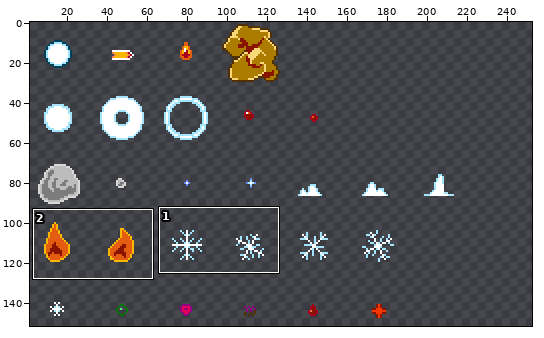
A sprite sheet gets an edit: img/bullets.gif. Above, an overview of the earlier version with the close-up marked.
Close-up. First the earlier version:
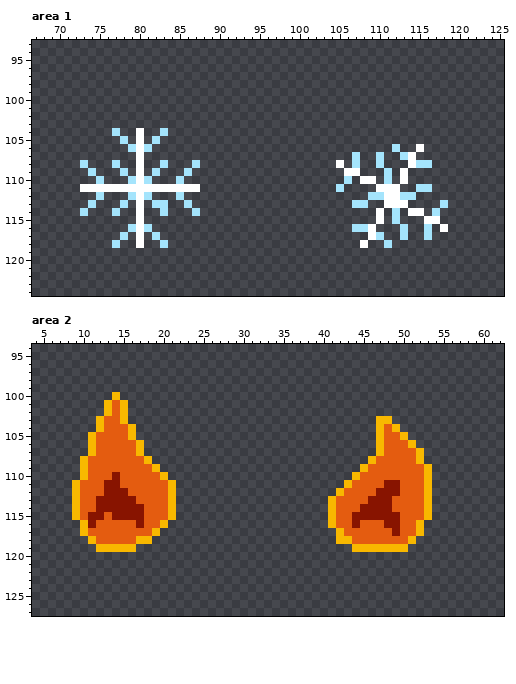
The file is 256x256 pixels. Shown: area 1: x 67..125, y 93..124; area 2: x 4..62, y 94..127. The wide view leaves out empty margins. The commit also changed other parts of the picture, which this record leaves out.
The result:
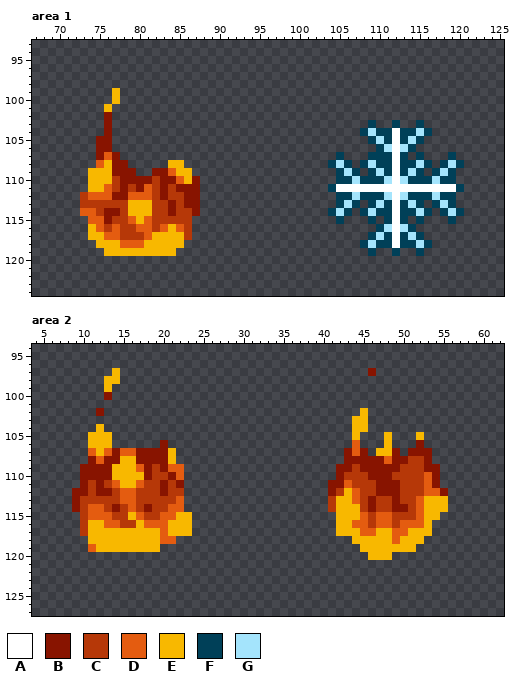
Palette (. is transparent): A #ffffff  B #881400  C #b63808  D #e45c10  E #f8b800  F #004058  G #a4e4fc
Change:
--- area 1
@@ x 67..125 @@
  98 ...........................................................
- 99 ...........................................................
-100 ...........................................................
-101 ...........................................................
-102 ...........................................................
-103 ...........................................................
-104 ..........G..A..G..........................................
-105 ...........G.A.G...........................................
-106 ............GAG..............................G..A..........
-107 .............A..........................G..G..GA...........
-108 ......G...G..A..G...G.................A.G..G...AGG.........
-109 .......G...G.A.G...G...................AA...G.A............
-110 ........G...GAG...G....................G.AA.G.A............
-111 ......AAAAAAAAAAAAAAA.................G....AAA..GG.........
-112 ........G...GAG...G.......................GGAAGG...........
-113 .......G...G.A.GG..G....................GG..AAA....G.......
-114 ......G...G..A..G...G......................A.G.AA.G........
-115 .............A.............................A.G...AA........
-116 ............GAG.........................GGA...G..G.A.......
-117 ...........G.A.G..........................AG..G..G.........
-118 ..........G..A..G........................A..G..............
-119 ...........................................................
+ 99 ..........E................................................
+100 ..........E................................................
+101 .........E.................................................
+102 .........B.................................................
+103 .........B................................F..F..F..........
+104 .........B...............................FGFFAFFGF.........
+105 ........BB................................FGFAFGF..........
+106 ........BB.................................FGAGF...........
+107 ........BDB...........................F...FFFAF.F...F......
+108 ........DEBB.....EE..................FGF.FGFFAFFGF.FGF.....
+109 .......EEEBBB..BBDEE..................FGF.FGFAFGF.FGF......
+110 .......EEECBBBBCBBDEB.................FFGFFFGAGFFFGFF......
+111 .......EEDCBCBDCBCBBB................FAAAAAAAAAAAAAAAF.....
+112 ......CDDDBBDDDCBCCBB.................FFGFFFGAGFFFGFF......
+113 ......CCCCCCEEECCBCBB.................FGF.FGFAFGF.FGF......
+114 ......DDCBBCEEECCBCCB................FGF.FGFFAFFGF.FGF.....
+115 .......DDBCCDEDCCCCC..................F...F.FAF.F...F......
+116 .......EDCDCCDDCDEDC.......................FGAGF...........
+117 .......EEDDCCCDEEEEC......................FGFAFGF..........
+118 ........EEEDDDEEEEE......................FGFFAFFGF.........
+119 .........EEEEEEEEE........................F..F..F..........
 120 ...........................................................
--- area 2
@@ x 4..62 @@
  96 ...........................................................
- 97 ...........................................................
- 98 ...........................................................
- 99 ...........................................................
-100 ..........E................................................
-101 .........EDE...............................................
-102 .........EDE...............................................
-103 ........EDDE...............................EE..............
-104 ........EDDDE..............................EDE.............
-105 .......EDDDDE..............................EDDE............
-106 .......EDDDDDE.............................EDDDE...........
-107 .......EDDDDDE.............................EDDDDE..........
-108 ......EDDDDDDDE...........................EDDDDDE..........
-109 ......EDDDDDDDDE.........................EDDDDDDDE.........
-110 ......EDDDBDDDDDE.......................EDDDDDDDDE.........
-111 .....EDDDBBDDDDDDE.....................EDDDDBBDDDE.........
-112 .....EDDDBBBDDDDDE....................EDDDDBBBDDDE.........
-113 .....EDDBBBBBDDDDE...................EDDDDBBBDDDDE.........
-114 .....EDDBBBBBBDDDE...................EDDDBBBBDDDDE.........
-115 .....EDBBDBBBBDDDE...................EDDBBBBBBDDDE.........
-116 ......EBDDDDDBDDE....................EDDBDDDBBDDE..........
-117 ......EDDDDDDDDE......................EDDDDDDBDDE..........
-118 .......EDDDDDEE.......................EEDDDDDDDE...........
-119 ........EEEEE...........................EEEEEEE............
-120 ...........................................................
+ 97 ..........E...............................B................
+ 98 .........EE................................................
+ 99 .........E.................................................
+100 .........B.................................................
+101 ...........................................................
+102 ........B................................E.................
+103 ........................................EE.................
+104 ........E...............................EE.................
+105 .......EEE..............................E...E...E..........
+106 .......EEE......B.......................D...E...B..........
+107 .......DEDBDDBBBBE.....................BDB.EEB.BBB.........
+108 .......BDBBEEBBBBE.....................BBBBBDBBCCB.........
+109 ......BBBBEEEDBCBDD...................BBCBBBBBCCCBB........
+110 ......BBBBEEEEBCCBD...................BCCCBBBCCCCDB........
+111 ......BCBCDEEDCCBCB..................BBDCCCBBBCCCDB........
+112 .....BBCBBCDDCCCBCC..................BCEDCCBBBCCCDDB.......
+113 .....BCCCCCDDCCCCCD..................CEEDCBCCBCCDEEE.......
+114 .....BCDDCBCDCBCCDD..................CEEECBCCBBCDEEE.......
+115 ......CDDDCCEDCCDDEE..................EEEDCDDCCCDEE........
+116 ......CEEDDCCEDDDEEE..................EEDDCDDCDDDE.........
+117 ......CEEEEEEEEEDEEE..................EEEDDEEDDEEE.........
+118 .......EEEEEEEEEDD......................EEEEEDEEE..........
+119 .......DEEEEEEEE.........................EEEEEEE...........
+120 ..........................................EEE..............
 121 ...........................................................
Changed places in both close-ups, as pixel boxes (x1, y1, x2, y2):
changed: (80, 88, 200, 256)
changed: (328, 120, 464, 256)
changed: (72, 368, 192, 552)
changed: (328, 368, 448, 560)
